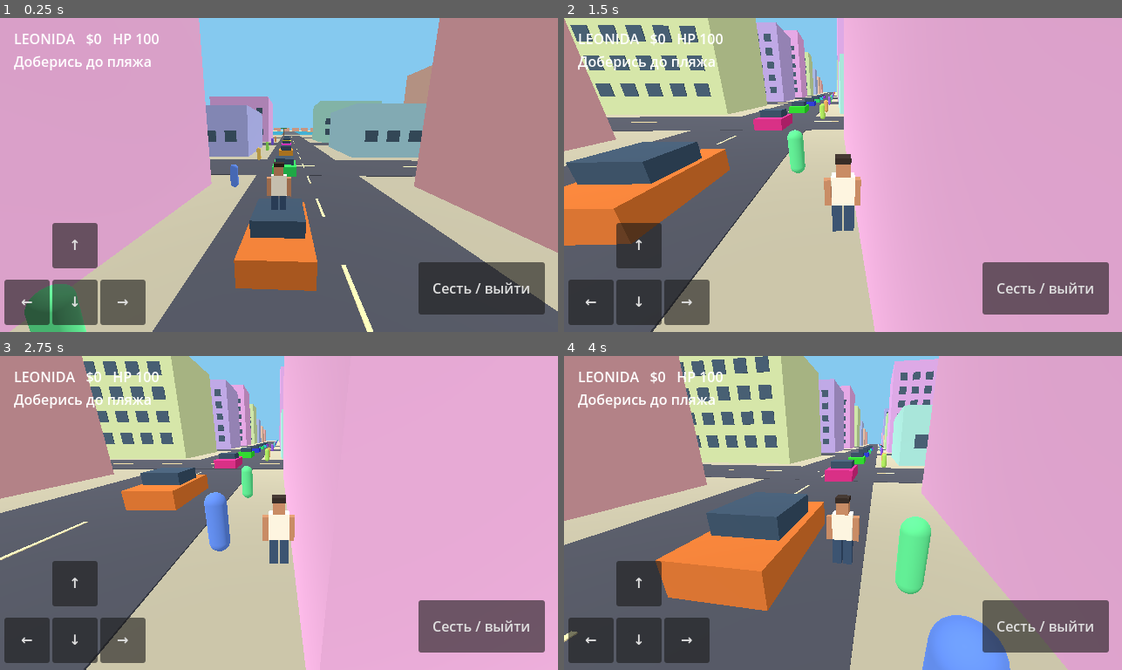
Above: before the commit, frames 1-4 (two rows, left to right).
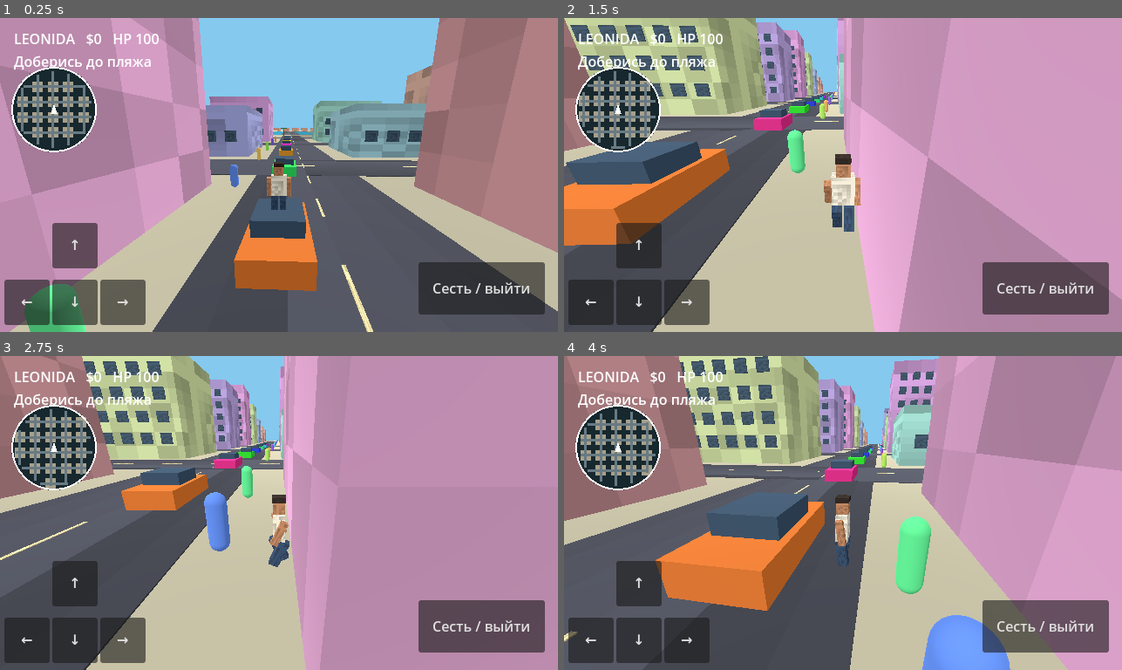
Above: after the commit, the same moments.

Repository: danilkononov1234-lab/GTA6-Pixel-Mobile
Game: Godot game, scene res://main.tscn
Two runs of this game, one before a commit and one after it. Both use one fixed random seed, a clock stepped at 60 frames per second and the inputs below.
Inputs:
- Up to frame 1 (0.25 s): no input
- Up to frame 2 (1.5 s): hold Right (ui_right) 0.53-1.28 s; hold Down (ui_down) from 1.28 s (still down)
- Up to frame 3 (2.75 s): release Down (ui_down) at 2.03 s; hold Right (ui_right) from 2.03 s (still down)
- Up to frame 4 (4 s): release Right (ui_right) at 2.78 s; hold Up (ui_up) 2.78-3.53 s; hold Left (ui_left) from 3.53 s (still down)

The runs differ from the first frame. In frame 1, 23% of the frame differs, in the area x 0-95%, y 0-100%; in frame 2, 25%; in frame 3, 52%, in the area x 0-100%, y 0-100%; in frame 4, 25%.

Commit message:
Add live radar, pixel materials and animated hero

Diff:
--- a/main.gd
+++ b/main.gd
@@ -3,6 +3,10 @@
 var camera: Camera3D
 var pedestrians: Array[Node3D] = []
 var hud: Label
+var radar: Control
+var hero: Node3D
+var stride := 0.0
+var textures := {}
 var mission := 0
 var cash := 0
 var cars: Array[CharacterBody3D] = []
@@ -21,6 +25,8 @@
 	mesh.mesh = shape
 	var mat := StandardMaterial3D.new()
 	mat.albedo_color = color
+	mat.albedo_texture = pixel_texture()
+	mat.texture_filter = BaseMaterial3D.TEXTURE_FILTER_NEAREST
 	mesh.material_override = mat
 	root.add_child(mesh)
 	if solid:
@@ -95,6 +101,7 @@
 	player.add_child(avatar)
 	var human := Node3D.new()
 	human.name = "Human"
+	hero = human
 	player.add_child(human)
 	for part in [[Vector3(0,0.18,0),Vector3(0.48,0.65,0.28),Color("#eee6d2")],[Vector3(0,0.66,0),Vector3(0.29,0.32,0.29),C …(339 unchanged characters)…
 		var limb := MeshInstance3D.new()
@@ -104,6 +111,8 @@
 		limb.position = part[0]
 		var surface := StandardMaterial3D.new()
 		surface.albedo_color = part[2]
+		surface.albedo_texture = pixel_texture()
+		surface.texture_filter = BaseMaterial3D.TEXTURE_FILTER_NEAREST
 		limb.material_override = surface
 		human.add_child(limb)
 	for i in range(12):
@@ -160,6 +169,11 @@
 	label.text = "LEONIDA • ПРОТОТИП"
 	label.position = Vector2(16,12)
 	ui.add_child(label)
+	radar = Radar.new()
+	radar.world = self
+	radar.position = Vector2(12,55)
+	radar.size = Vector2(100,100)
+	ui.add_child(radar)
 	for item in [["↑",Vector2(60,235),Vector2(0,-1)],["↓",Vector2(60,300),Vector2(0,1)],["←",Vector2(5,300),Vector2(-1,0)],["→",Vector2(115,300),Vector2(1,0)]]:
 		var b := Button.new()
 		b.text = item[0]
@@ -192,6 +206,7 @@
 			break
 
 func _physics_process(delta):
+	radar.queue_redraw()
 	for i in range(pedestrians.size()):
 		var npc := pedestrians[i]
 		npc.position.z += delta * (1.2 if i % 2 == 0 else -1.2)
@@ -222,5 +237,47 @@
 	if not player.is_on_floor():
 		player.velocity.y -= 20*delta
 	player.move_and_slide()
+	if movement.length() > 0.1:
+		hero.rotation.y = atan2(-movement.x,-movement.y)
+		stride += delta*11
+	else:
+		stride = 0.0
+	for i in range(3,7):
+		hero.get_child(i).rotation.x = sin(stride) * (0.55 if i % 2 == 0 else -0.55)
 	camera.position = camera.position.lerp(player.position+Vector3(0,2.1,4.5),minf(delta*8,1))
 	camera.look_at(player.position+Vector3(0,0.5,0))
+
+func pixel_texture() -> ImageTexture:
+	if textures.has("grain"):
+		return textures["grain"]
+	var img := Image.create(16,16,false,Image.FORMAT_RGB8)
+	for y in range(16):
+		for x in range(16):
+			var v := 0.76 + float((x*17+y*31+x*y*7)%8)*0.032
+			img.set_pixel(x,y,Color(v,v,v))
+	var tex := ImageTexture.create_from_image(img)
+	textures["grain"] = tex
+	return tex
+
+class Radar extends Control:
+	var world: Node3D
+	func _draw():
+		var center := Vector2(50,50)
+		draw_circle(center,49,Color("#17282e"))
+		var p: Vector3 = world.player.position
+		for x in range(-5,6):
+			for z in range(-5,6):
+				var q := center + Vector2(x*32-p.x,z*32-p.z)*0.55
+				if q.distance_to(center)<43:
+					draw_rect(Rect2(q-Vector2(6,6),Vector2(12,12)),Color("#a7a08b"))
+		for x in range(-5,6):
+			var offset := (x*32-p.x)*0.55
+			if absf(offset)<44:
+				var extent := sqrt(44.0*44.0-offset*offset)
+				draw_line(center+Vector2(offset,-extent),center+Vector2(offset,extent),Color("#687a83"),3)
+			offset = (x*32-p.z)*0.55
+			if absf(offset)<44:
+				var extent := sqrt(44.0*44.0-offset*offset)
+				draw_line(center+Vector2(-extent,offset),center+Vector2(extent,offset),Color("#687a83"),3)
+		draw_arc(center,48,0,TAU,48,Color.WHITE,2)
+		draw_colored_polygon(PackedVector2Array([center+Vector2(0,-6),center+Vector2(-4,5),center+Vector2(4,5)]),Color.WHITE)
